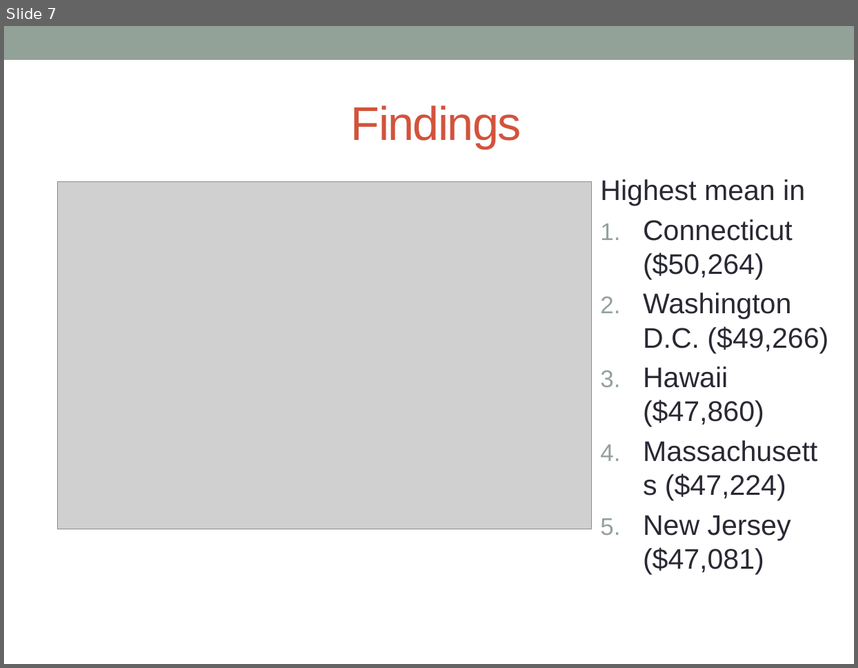
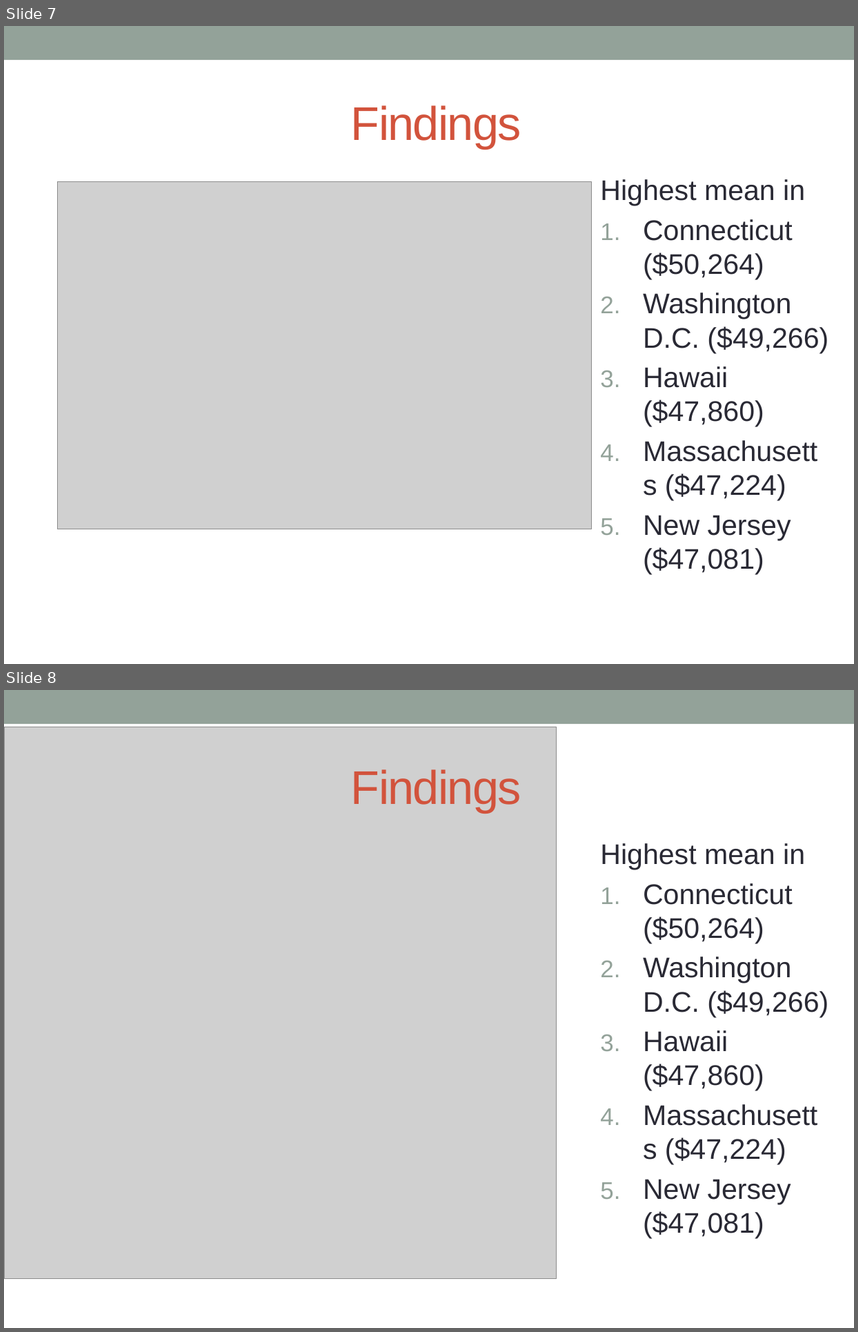
Before and after one commit to andy-olstad/599-POGS, a slide deck: Project 1 Powerpoint Jasmine Edit.pptx. Shown one above the other, each under a label of ours: slide 7 before the commit, slides 7 and 8 after it. The pictures are 858x668 and 858x1332 pixels, drawn with LibreOffice and Linux fonts; fonts in the diff are those of the drawing; grey boxes stand for pictures. Boxes give left, top, right and bottom in pixels: in the first picture for what was removed or moved away, otherwise in the second. Text is boxed around its words. In the diff, an @@ line names an element or a change of style, - is before the commit and + after.

```diff
--- a/Project 1 Powerpoint Jasmine Edit.pptx
+++ b/Project 1 Powerpoint Jasmine Edit.pptx
@@ slide 8 added at [4, 690, 854, 1328], background #FFFFFF; not listed: 1 template element that a slide beside it also shows @@
@@ picture added at [5, 727, 557, 1279] @@
@@ title added at [351, 769, 522, 813], 40 pt, text #D2533C @@
+Findings
@@ text added at [600, 843, 829, 1238], 24 pt, text #292934 @@
+Highest mean in
+1. Connecticut ($50,264)
+2. Washington D.C. ($49,266)
+3. Hawaii ($47,860)
+4. Massachusetts ($47,224)
+5. New Jersey ($47,081)
```
Also in this commit, not shown: 2 slides changed.
